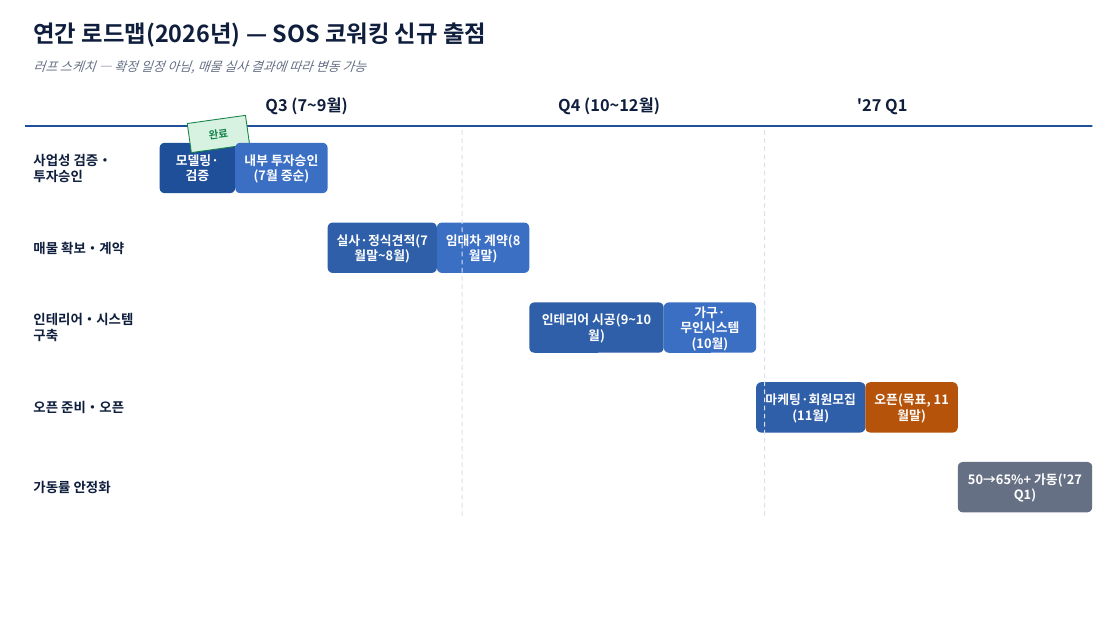
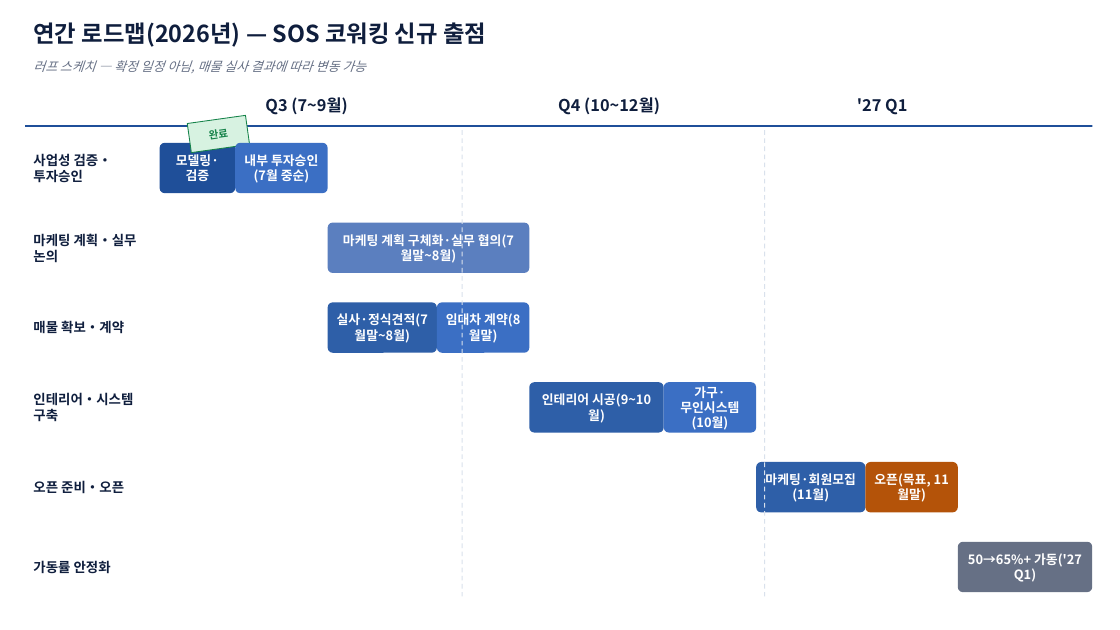
Before and after one commit to soslabga/project-sos-pricing-engine, a slide deck: slide 2 of 프로젝트_SOS_주간보고.pptx. Drawn at 1120x630 pixels with LibreOffice and Linux fonts; fonts in the diff are those of the drawing. Boxes give left, top, right and bottom in pixels: in the first picture for what was removed or moved away, otherwise in the second. Text is boxed around its words. In the diff, an @@ line names an element or a change of style, - is before the commit and + after.

Commit message:
Add 마케팅 계획·실무 논의 phase to roadmap between investment approval and property contract
사업성 검증·투자승인 stays high-level only (no marketing detail there
per direction); the detailed marketing planning and working-level
discussions now get their own lane, running in parallel with 매물
확보·계약 (7월말~8월) rather than being squeezed into the approval
phase.

```diff
--- a/프로젝트_SOS_주간보고.pptx
+++ b/프로젝트_SOS_주간보고.pptx
@@ line moved from (462, 130) - (462, 517) to (462, 130) - (462, 597) @@
@@ line moved from (765, 130) - (765, 517) to (765, 130) - (765, 597) @@
@@ text added at [33,233,137,263], 11.5 pt, text #0F1E3D, bold @@
+마케팅 계획・실무 논의
@@ rounded rectangle: place and size @@
-rounded rectangle at [328,223,437,273]
+rounded rectangle at [328,223,529,273]
@@ rounded rectangle at [328,223,529,273]: fill #2E5FA8 to #5B7FBF @@
@@ text added at [343,231,514,263], 11 pt, text #FFFFFF, bold @@
+마케팅 계획 구체화·실무 협의(7월말~8월)
@@ rounded rectangle removed at [437,223,529,273] @@
@@ rounded rectangle added at [328,302,437,353], fill #2E5FA8 @@
@@ rounded rectangle at [437,302,529,353]: fill #2E5FA8 to #3B6FC4 @@
@@ rounded rectangle: place and size @@
-rounded rectangle at [529,302,664,353]
+rounded rectangle at [437,302,529,353]
@@ rounded rectangle removed at [664,302,756,353] @@
@@ rounded rectangle added at [529,382,664,433], fill #2E5FA8 @@
@@ rounded rectangle: place and size @@
-rounded rectangle at [756,382,865,433]
+rounded rectangle at [664,382,756,433]
@@ rounded rectangle at [664,382,756,433]: fill #2E5FA8 to #3B6FC4 @@
@@ rounded rectangle removed at [865,382,958,433] @@
@@ rounded rectangle added at [756,462,865,513], fill #2E5FA8 @@
@@ rounded rectangle: place and size @@
-rounded rectangle at [958,462,1092,513]
+rounded rectangle at [865,462,958,513]
@@ rounded rectangle at [865,462,958,513]: fill #667085 to #B45309 @@
@@ 11 texts: place and size @@
-11 texts at [33,231,1082,502]
+11 texts at [33,311,1082,582]
@@ rounded rectangle added at [958,542,1092,592], fill #667085 @@
```
Also in this commit, not shown: 1 other file.
